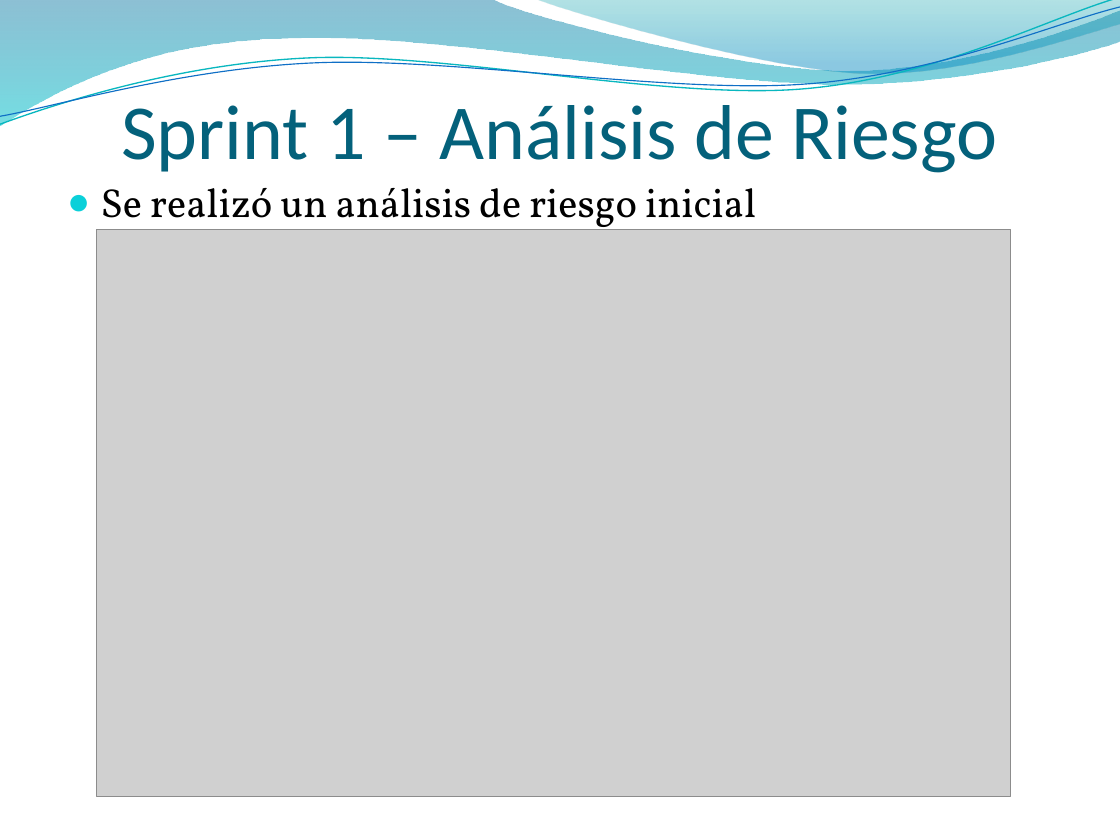
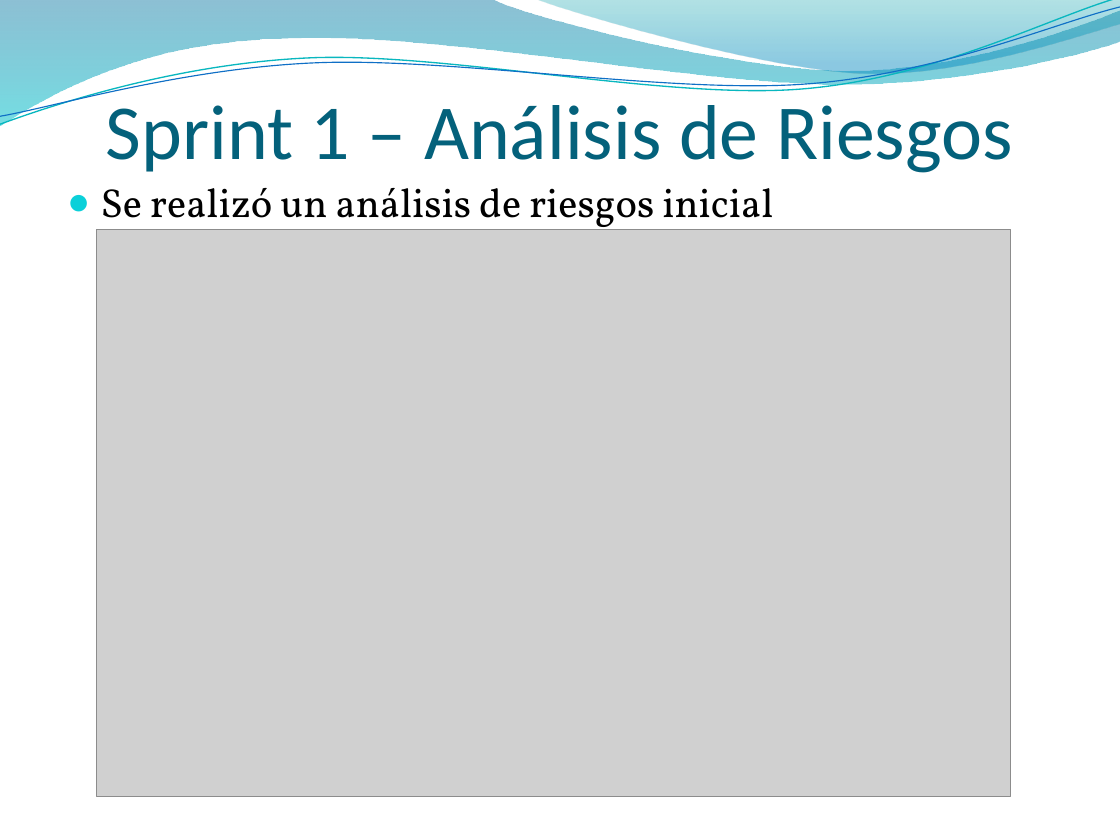
Before and after one commit to dschenkelman/a-malazan-wolvering, a slide deck: slide 5 of docs/Reuniones/Sprint 1/Sprint 1 - Formal/Presentacion.pptx. Drawn at 1120x840 pixels with LibreOffice and Linux fonts; fonts in the diff are those of the drawing; grey boxes stand for pictures; background and template pictures are left out. Boxes give left, top, right and bottom in pixels: in the first picture for what was removed or moved away, otherwise in the second. Text is boxed around its words. In the diff, an @@ line names an element or a change of style, - is before the commit and + after.

Commit message:
# Presentacion.pptx (Typo change)

```diff
--- a/docs/Reuniones/Sprint 1/Sprint 1 - Formal/Presentacion.pptx
+++ b/docs/Reuniones/Sprint 1/Sprint 1 - Formal/Presentacion.pptx
@@ title at <box>106,105,1013,173</box>: text changed @@
-Sprint 1 – Análisis de Riesgo
+Sprint 1 – Análisis de Riesgos
@@ text at <box>101,188,773,235</box>: text changed @@
-● Se realizó un análisis de riesgo inicial
+● Se realizó un análisis de riesgos inicial
```
